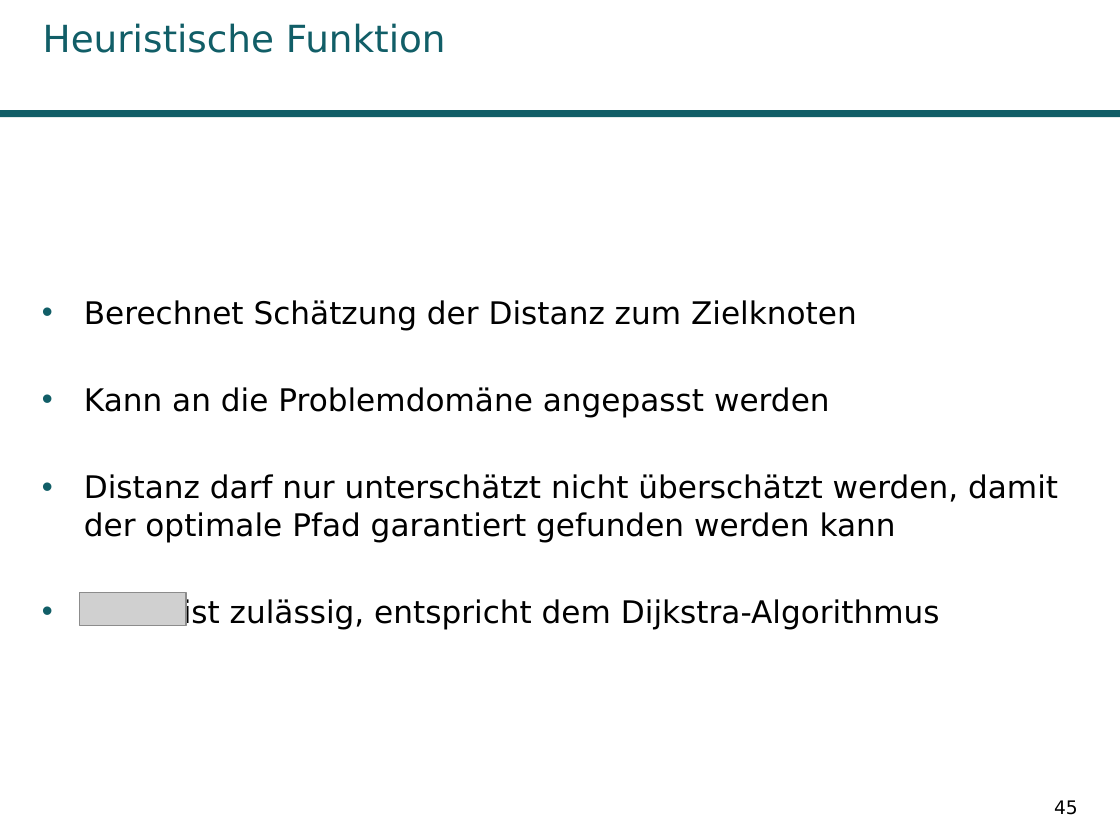
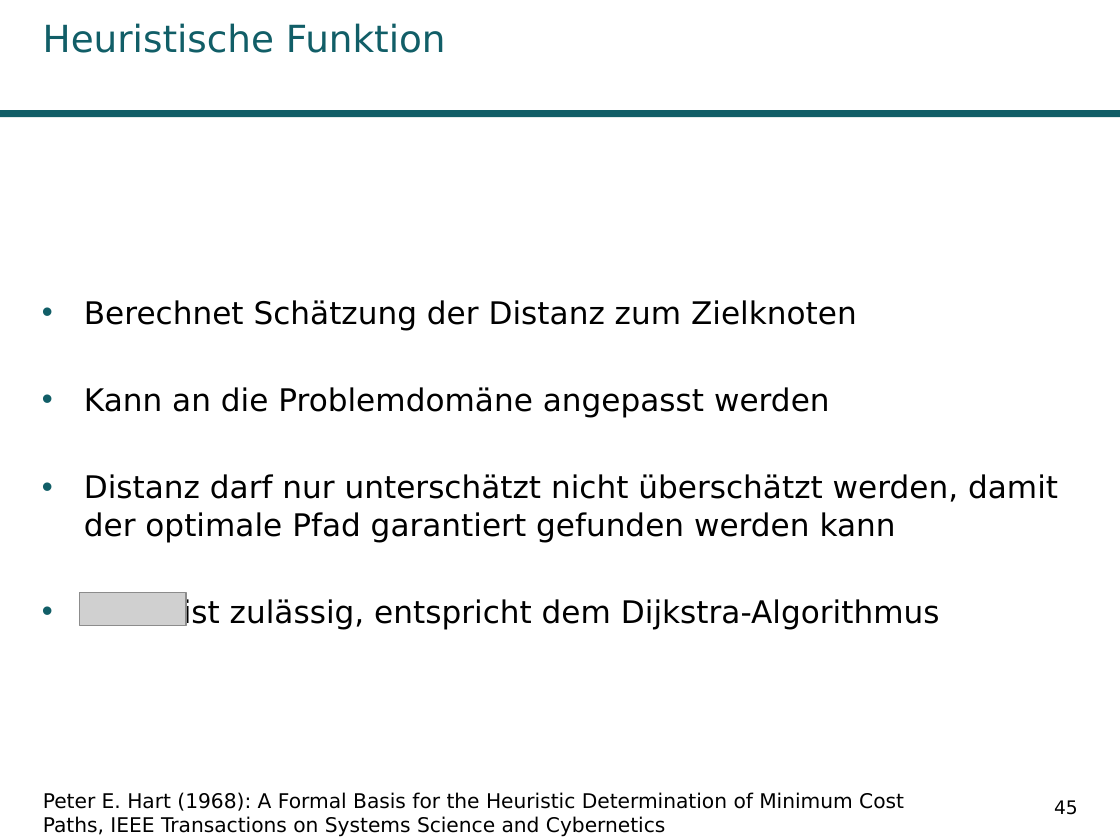
Before and after one commit to Kage0x3B/wissenschaftliches-arbeiten-praesentation, a slide deck: slide 45 of Präsentation Pfadplanungsalgorithmen.odp. Drawn at 1120x840 pixels with LibreOffice and Linux fonts; fonts in the diff are those of the drawing; grey boxes stand for pictures; background and template pictures are left out. Boxes give left, top, right and bottom in pixels: in the first picture for what was removed or moved away, otherwise in the second. Text is boxed around its words. In the diff, an @@ line names an element or a change of style, - is before the commit and + after.

```diff
--- a/Präsentation Pfadplanungsalgorithmen.odp
+++ b/Präsentation Pfadplanungsalgorithmen.odp
@@ text added at (43,792,904,837), 13 pt, text #000000 @@
+Peter E. Hart (1968): A Formal Basis for the Heuristic Determination of Minimum Cost Paths, IEEE Transactions on Systems Science and Cybernetics
```
Also in this commit, not shown: 12 other slides changed, 1 other file.
